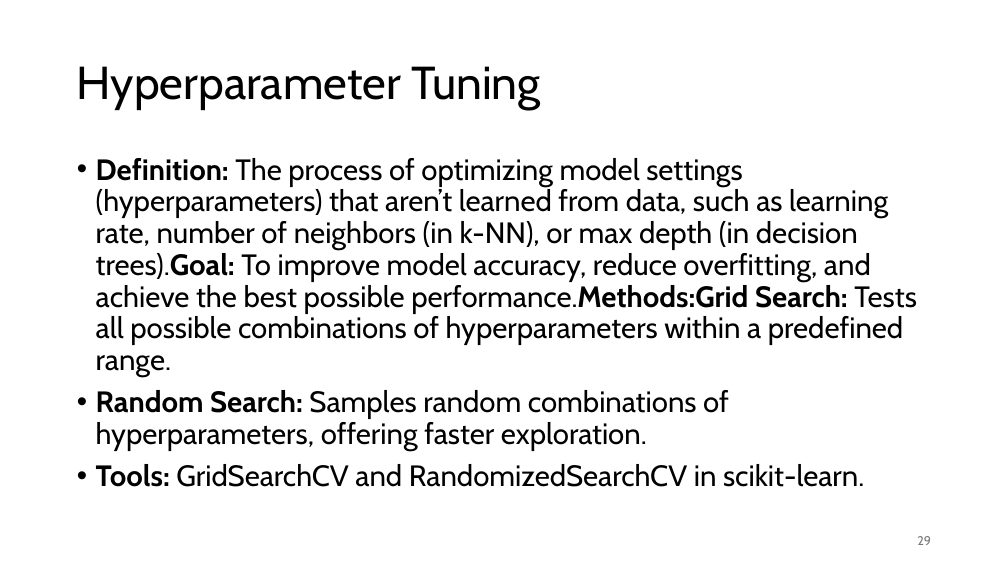
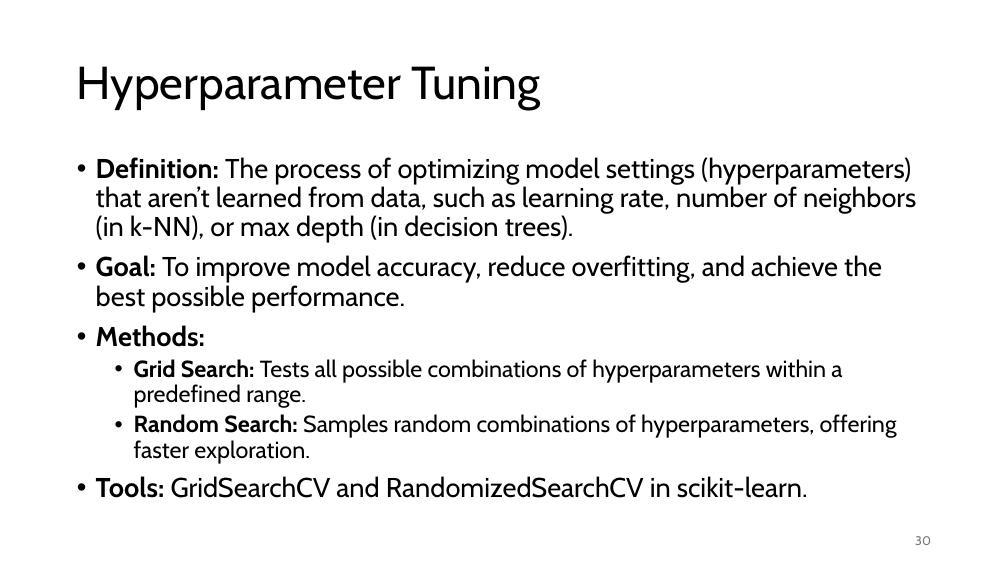
Before and after one commit to taqihaider7/NSU_ML, a slide deck: slide 31 of Lectures/Day1_Intro.pptx (slide 30 before the commit). Drawn at 1008x567 pixels with LibreOffice and Linux fonts; fonts in the diff are those of the drawing. Boxes give left, top, right and bottom in pixels: in the first picture for what was removed or moved away, otherwise in the second. Text is boxed around its words. In the diff, an @@ line names an element or a change of style, - is before the commit and + after.

Commit message:
update lecture day 1

```diff
--- a/Lectures/Day1_Intro.pptx
+++ b/Lectures/Day1_Intro.pptx
@@ text at (96,157,916,408): text changed; size 28 to 25.9 pt @@
-• Definition: The process of optimizing model settings (hyperparameters) that aren’t learned from data, such as learning rate, number of neighbors (in k-NN), or max depth (in decision trees).Goal: To improve model accuracy, reduce overfitting, and achieve the best possible performance.Methods:Grid Search: Tests all possible combinations of hyperparameters within a predefined range.
+• Definition: The process of optimizing model settings (hyperparameters) that aren’t learned from data, such as learning rate, number of neighbors (in k-NN), or max depth (in decision trees).
+• Goal: To improve model accuracy, reduce overfitting, and achieve the best possible performance.
+• Methods:
+  • Grid Search: Tests all possible combinations of hyperparameters within a predefined range.
@@ text at (96,414,897,498): size 28 to 22.2 pt in "Random Search: Samples random combinations of hyperparameter ..."; size 28 to 25.9 pt in "Tools: GridSearchCV and RandomizedSearchCV in scikit-learn."; list level 1 to 2 in "Random Search: Samples random combinations ..." @@
@@ page number at (915,536,931,545): text changed @@
-29
+30
```
Also in this commit, not shown: 2 other slides changed, 1 slide added, 1 other file.
